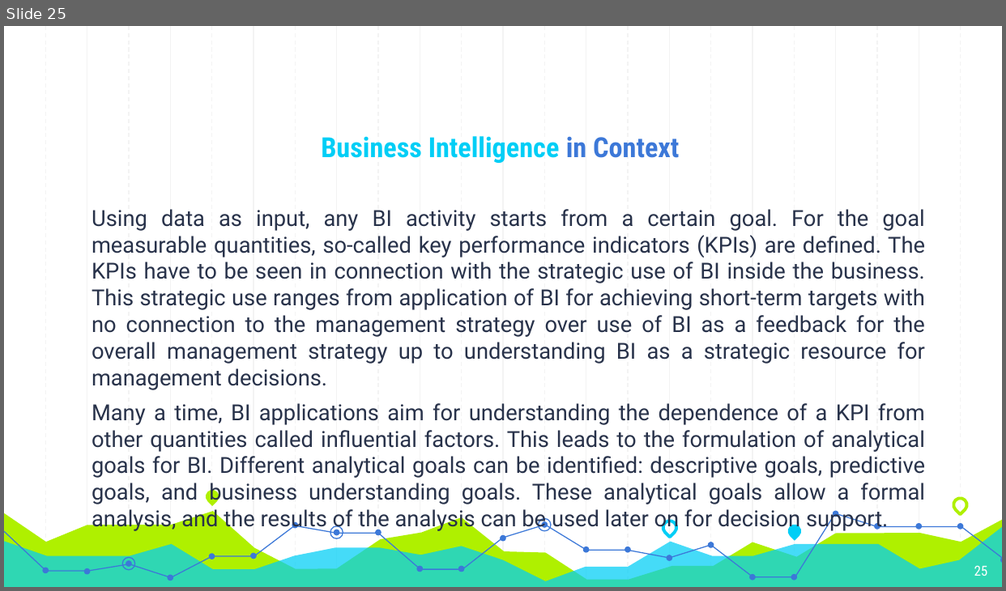
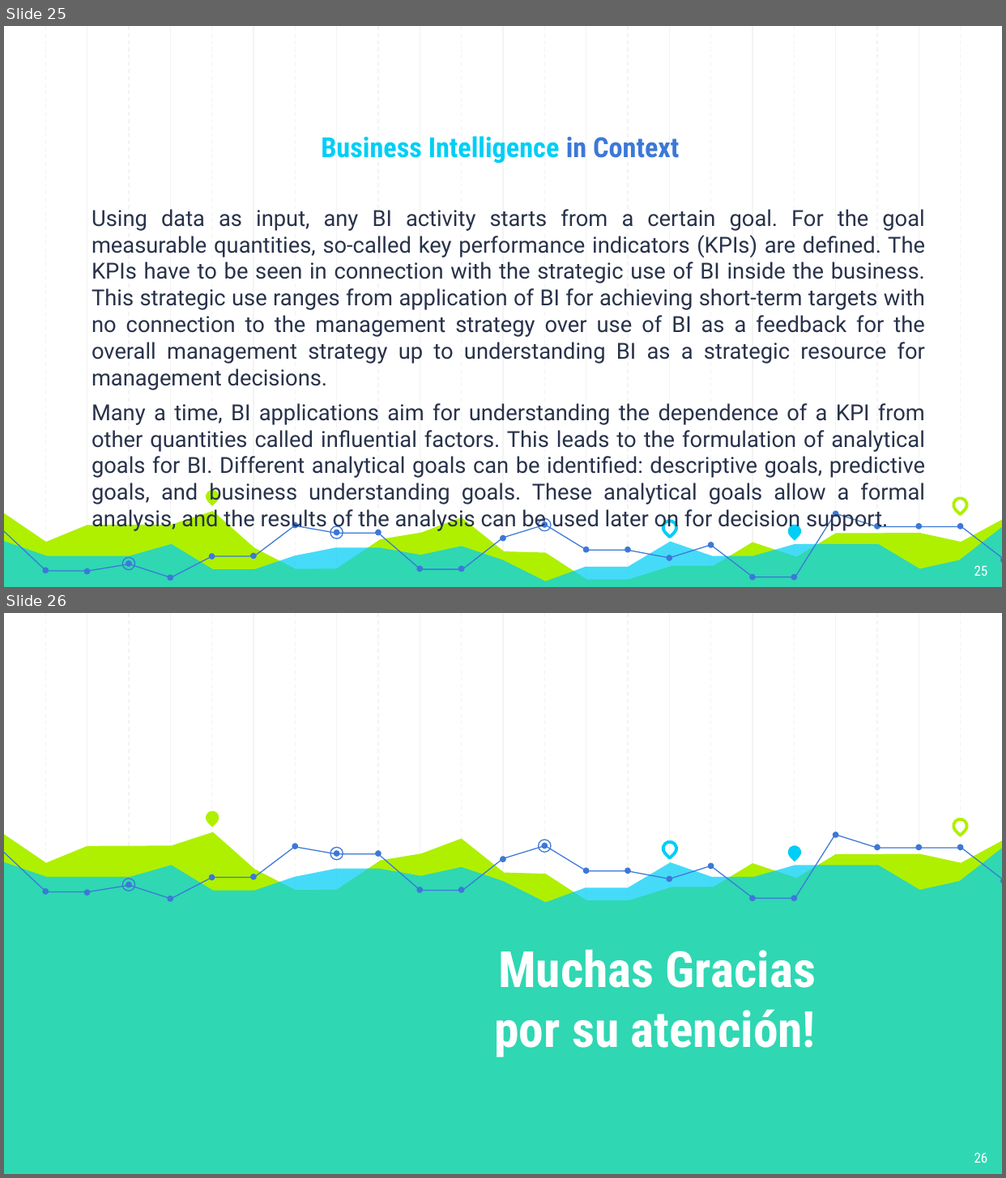
Before and after one commit to dherrerambo/learning_bi, a slide deck: BI.ppsx. Shown one above the other, each under a label of ours: slide 25 before the commit, slides 25 and 26 after it. The pictures are 1006x591 and 1006x1178 pixels, drawn with LibreOffice and Linux fonts; fonts in the diff are those of the drawing. Boxes give left, top, right and bottom in pixels: in the first picture for what was removed or moved away, otherwise in the second. Text is boxed around its words. In the diff, an @@ line names an element or a change of style, - is before the commit and + after.

```diff
--- a/BI.ppsx
+++ b/BI.ppsx
@@ slide 26 added at <box>4,613,1002,1174</box>, background #FFFFFF; not listed: 23 template elements that a slide beside it also shows @@
@@ teardrop added at <box>203,808,221,826</box>, fill #AFF000 @@
@@ teardrop added at <box>950,817,969,835</box>, outline #AFF000 2.25 pt @@
@@ freeform shape added at <box>4,833,1002,1174</box>, fill #AFF000 @@
@@ freeform shape added at <box>4,846,1002,1174</box>, fill #00CEF6 at 73% opacity @@
@@ freeform shape added at <box>4,846,462,898</box>, outline #3C78D8 0.75 pt @@
@@ ellipse added at <box>330,848,343,861</box>, outline #3C78D8 0.75 pt @@
@@ freeform shape added at <box>462,833,835,898</box>, outline #3C78D8 0.75 pt @@
@@ ellipse added at <box>538,840,551,853</box>, outline #3C78D8 0.75 pt @@
@@ teardrop added at <box>660,839,678,857</box>, outline #00CEF6 2.25 pt @@
@@ teardrop added at <box>785,843,803,861</box>, fill #00CEF6 @@
@@ freeform shape added at <box>836,835,1002,879</box>, outline #3C78D8 0.75 pt @@
@@ ellipse added at <box>123,879,136,892</box>, outline #3C78D8 0.75 pt @@
@@ group added at <box>43,832,1002,901</box>: 24 ellipses @@
@@ title added at <box>494,949,816,1058</box>, 36 pt, text #FFFFFF, bold @@
+Muchas Gracias por su atención!
@@ page number added at <box>974,1152,988,1163</box>, 10 pt, text #FFFFFF @@
+26
```
Also in this commit, not shown: 4 slides changed, 1 slide removed, 3 other files.
